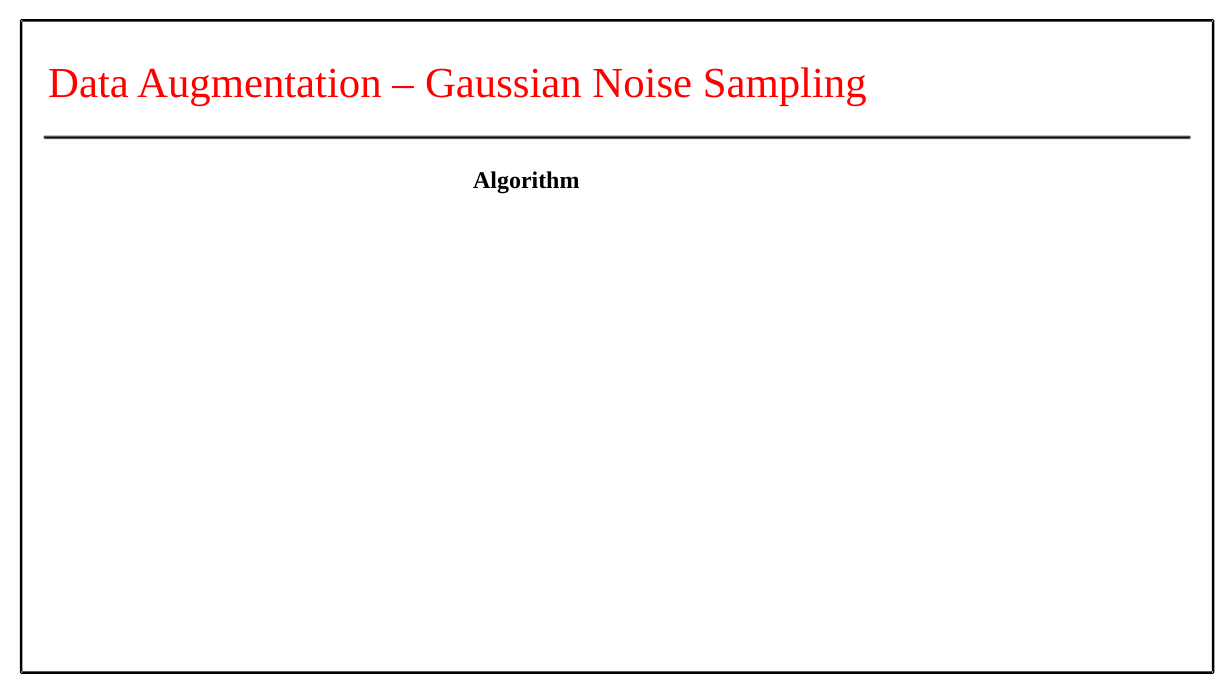
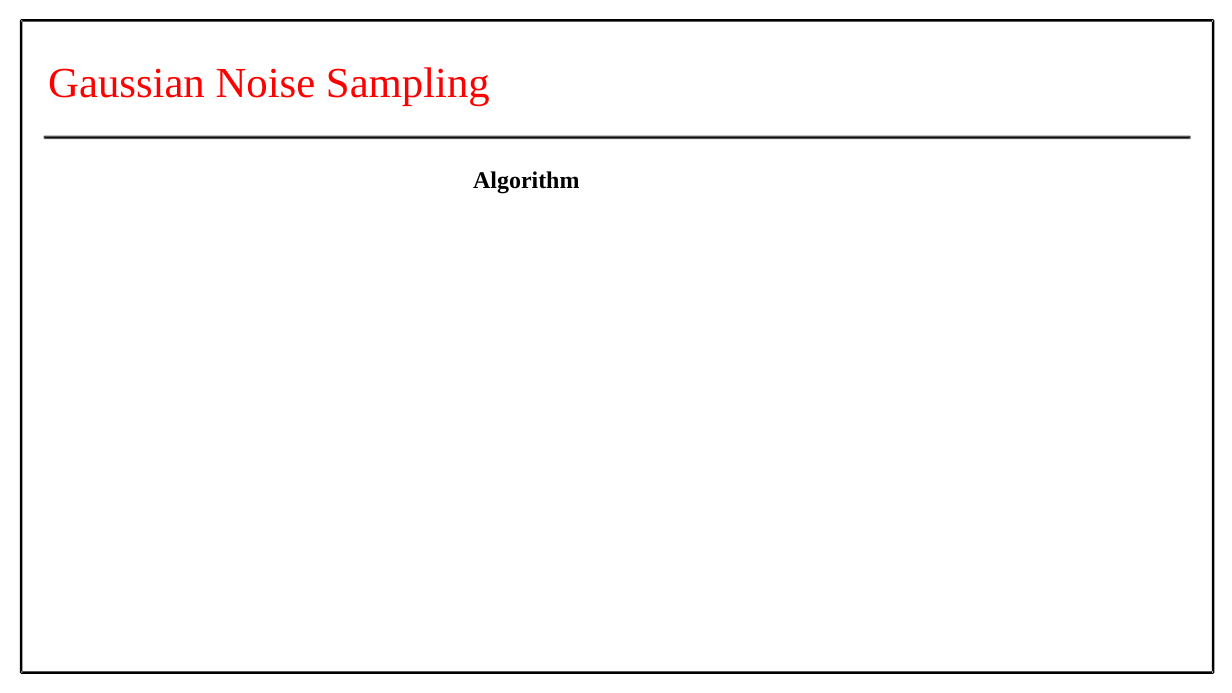
Before and after one commit to Prithiv-vijai/5g_MEC, a slide deck: slide 19 of Batch_4 IT-G2 First Review.pptx (slide 18 before the commit). Drawn at 1232x693 pixels with LibreOffice and Linux fonts; fonts in the diff are those of the drawing. Boxes give left, top, right and bottom in pixels: in the first picture for what was removed or moved away, otherwise in the second. Text is boxed around its words. In the diff, an @@ line names an element or a change of style, - is before the commit and + after.

```diff
--- a/Batch_4 IT-G2 First Review.pptx
+++ b/Batch_4 IT-G2 First Review.pptx
@@ text at [48, 67, 490, 106]: text changed @@
-Data Augmentation – Gaussian Noise Sampling
+Gaussian Noise Sampling
```
Also in this commit, not shown: 31 other slides changed, 12 slides added, 1 slide removed, 2 other files.
